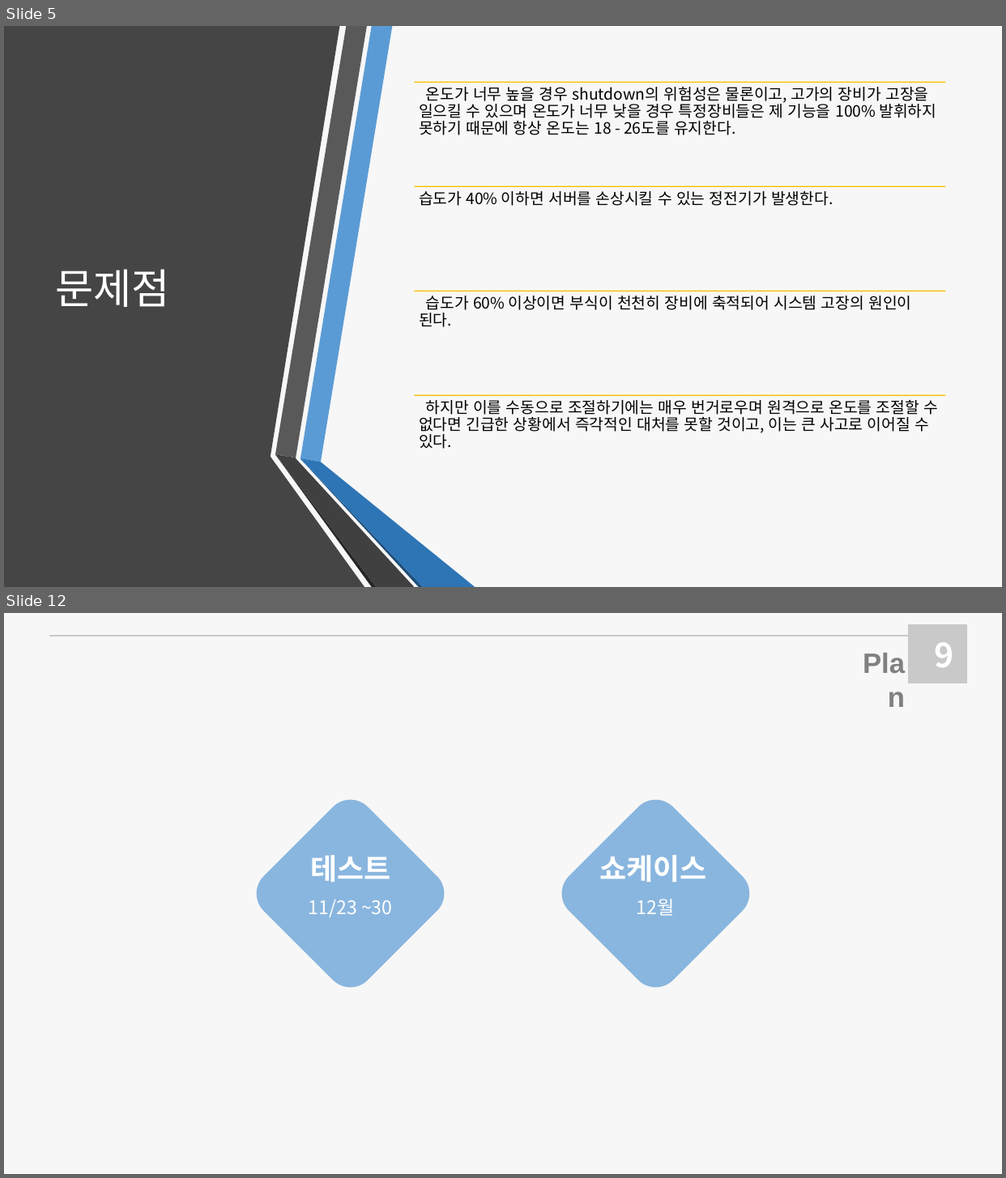
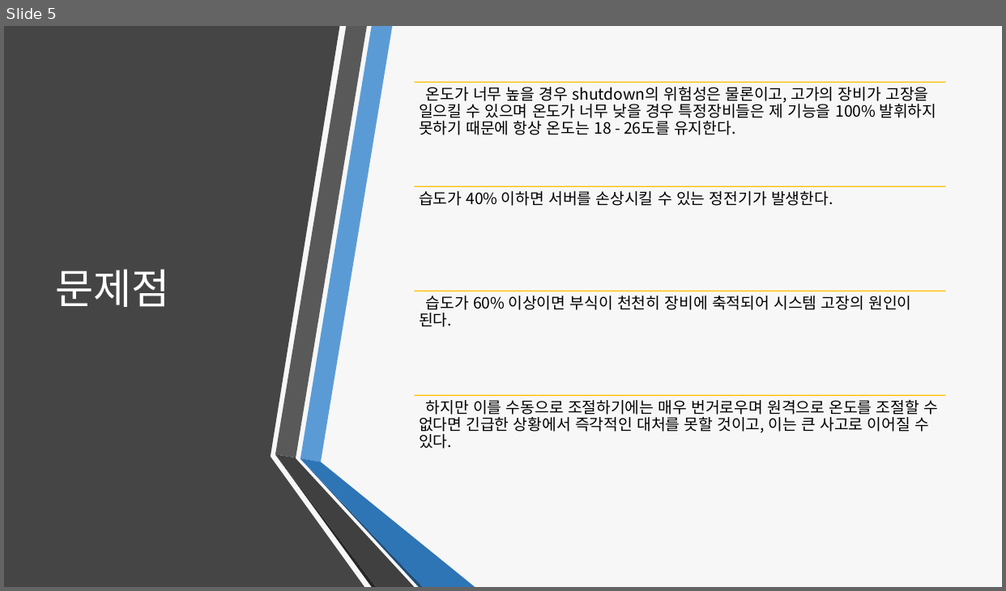
Before and after one commit to Sejong-OSA/Server-temperature-management-system, a slide deck: docs/서버실 온습도 조절 프로젝트.pptx. Shown one above the other, each under a label of ours: slides 5 and 12 before the commit, slide 5 after it; the slides between them are not shown. The pictures are 1006x1178 and 1006x591 pixels, drawn with LibreOffice and Linux fonts; fonts in the diff are those of the drawing. Boxes give left, top, right and bottom in pixels: in the first picture for what was removed or moved away, otherwise in the second. Text is boxed around its words. In the diff, an @@ line names an element or a change of style, - is before the commit and + after.

```diff
--- a/docs/서버실 온습도 조절 프로젝트.pptx
+++ b/docs/서버실 온습도 조절 프로젝트.pptx
@@ slide 12 removed at [4,613,1002,1174], background #F7F7F7 @@
@@ line removed from (49, 636) to (908, 636) @@
@@ rectangle removed at [908,624,967,683] @@
@@ text removed at [839,641,912,683] @@
-Plan
@@ text removed at [934,642,953,667] @@
-9
@@ group removed at [247,790,760,999]: 4 texts, 2 rounded rectangles @@
-11/23 ~30
-12월
-테스트
-쇼케이스
```
Also in this commit, not shown: 3 slides changed, 23 slides added, 3 other slides removed, 5 other files.
